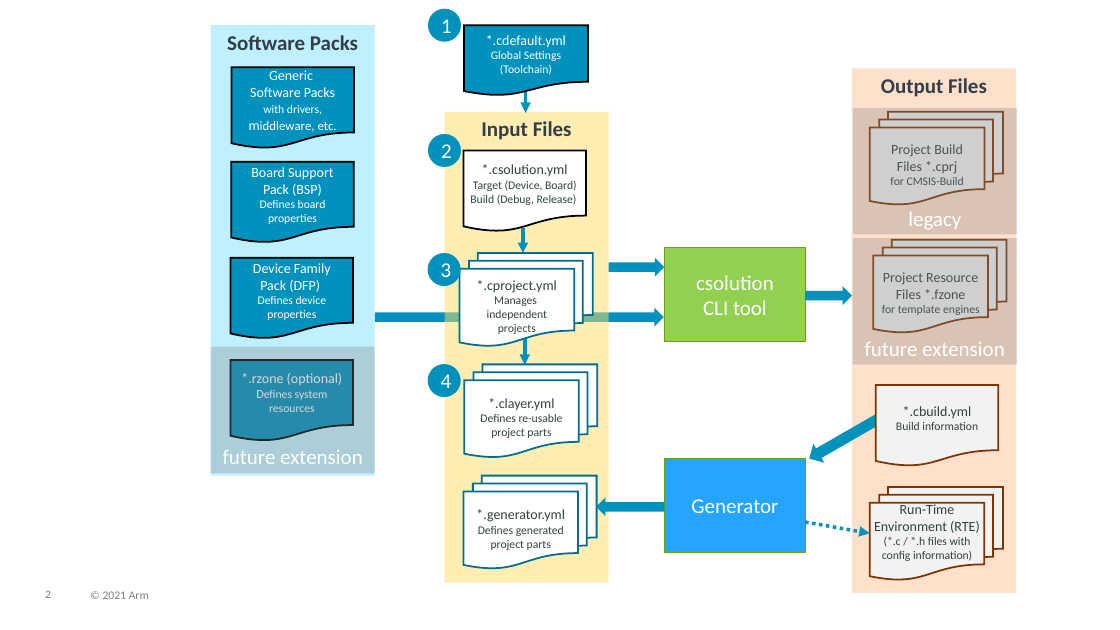
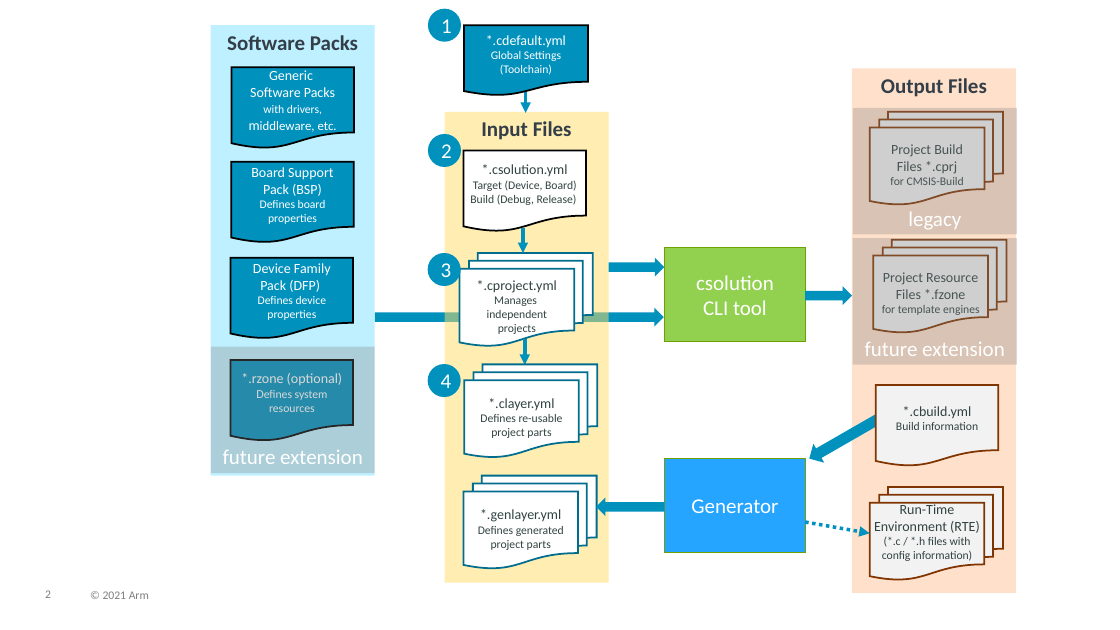
Before and after one commit to Open-CMSIS-Pack/devtools, a slide deck: slide 2 of tools/projmgr/docs/Manual/images/overview.pptx. Drawn at 1120x630 pixels with LibreOffice and Linux fonts; fonts in the diff are those of the drawing. Boxes give left, top, right and bottom in pixels: in the first picture for what was removed or moved away, otherwise in the second. Text is boxed around its words. In the diff, an @@ line names an element or a change of style, - is before the commit and + after.

```diff
--- a/tools/projmgr/docs/Manual/images/overview.pptx
+++ b/tools/projmgr/docs/Manual/images/overview.pptx
@@ text in flow chart multidocument at (478,509,564,550): text changed @@
-*.generator.yml
-Defines generated
-project parts
+*.genlayer.yml
+Defines generated
+project parts
```
Also in this commit, not shown: 1 other file.
